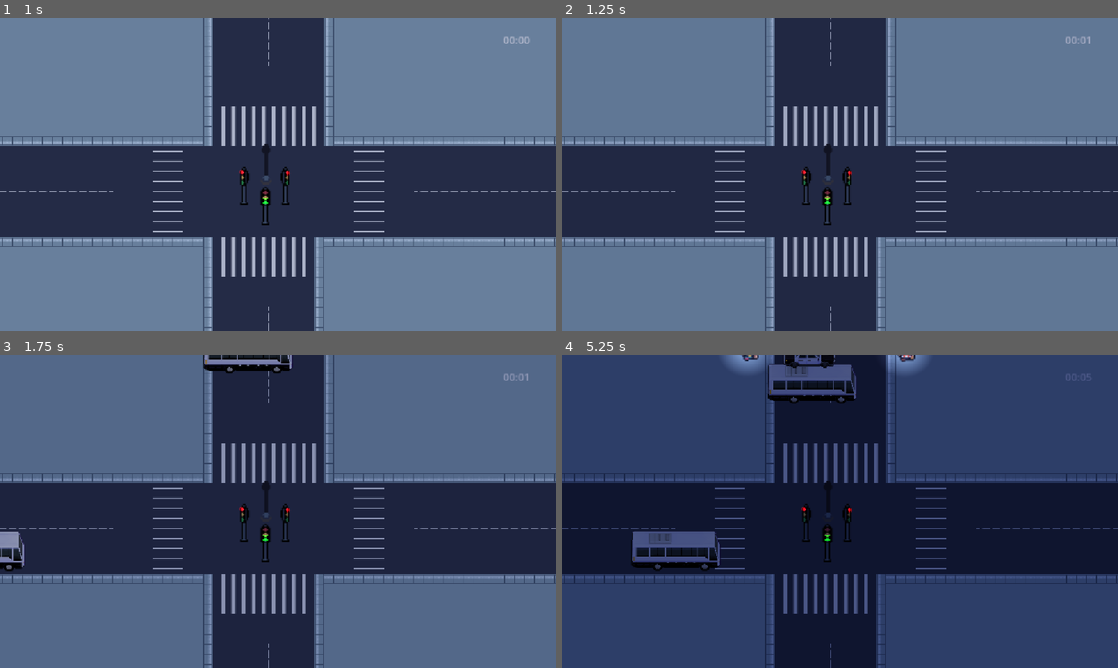
Above: before the commit, frames 1-4 (two rows, left to right).
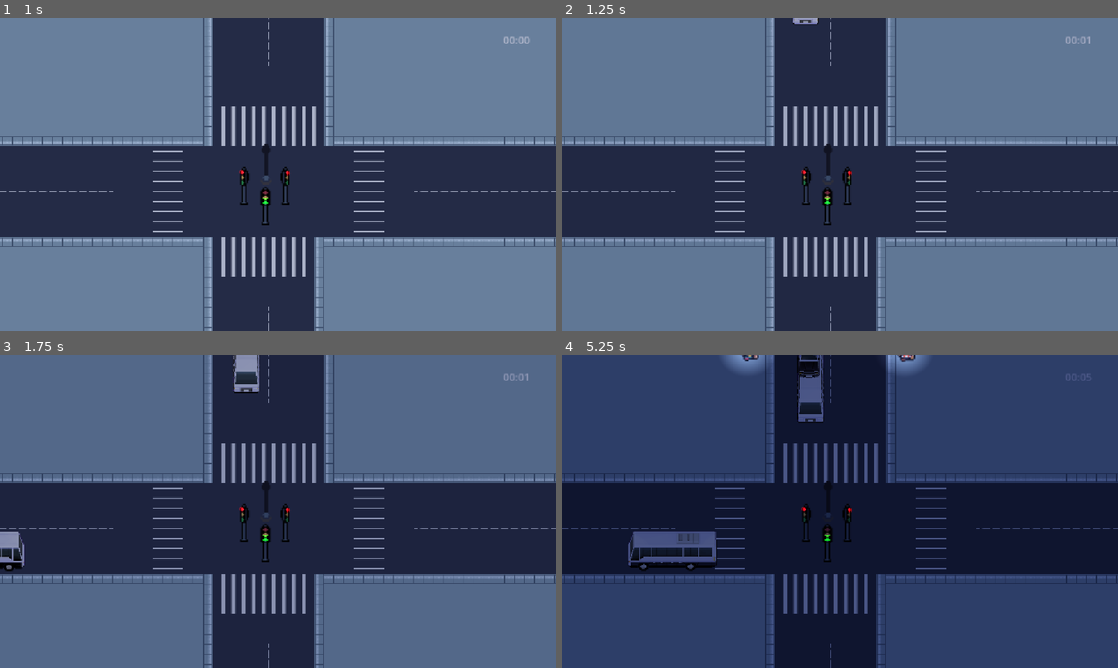
Above: after the commit, the same moments.

Repository: lafgo-fc/game-jam-repoooo
Game: Godot game, scene res://scne/test_one.tscn
Two runs of this game, one before a commit and one after it. Both use one fixed random seed, a clock stepped at 60 frames per second and the inputs below.
Inputs:
- Up to frame 1 (1 s): tap Enter (ui_accept) at 0.5, 0.77 s; hold R (traffic control right and left) from 0.53 s (still down)
- Up to frame 2 (1.25 s): keep holding R (traffic control right and left)
- Up to frame 3 (1.75 s): keep holding R (traffic control right and left); tap Enter (ui_accept) at 1.52 s
- Up to frame 4 (5.25 s): keep holding R (traffic control right and left); tap Enter (ui_accept) at 3.02, 3.77, 4.52 s

Frame 1 is identical in both runs. In frame 2, less than 0.1% of the frame differs, in the area x 41-47%, y 0-3%; in frame 3, 0.9%; in frame 4, 2.3%, in the area x 11-53%, y 0-70%.

Commit message:
directional vehicle animation added

Diff:
--- a/scne/scripts/car.gd
+++ b/scne/scripts/car.gd
@@ -120,7 +120,14 @@
 	print(vehicle_opt)
 	if abs(direction.x) > abs(direction.y):
 		if direction.x > 0:
-			pass
+			vehicle_opt.play("right")
+		else:
+			vehicle_opt.play("left")
+	elif abs(direction.x) < abs(direction.y):
+		if direction.y > 0:
+			vehicle_opt.play("down")
+		else:
+			vehicle_opt.play("top")
 
 
 func _on_area_2d_body_entered(body: Node2D) -> void:
